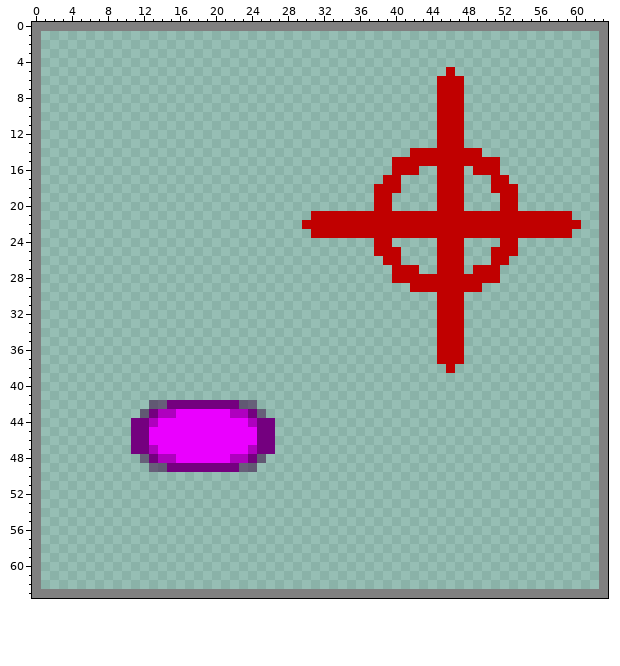
File history of a pixel-art sprite, Odd_Infinitum.gmx/sprites/images/spr_Seeker_Shot_Shop_Item_0.png. Above, as it was before the edit.
The file is 64x64 pixels.
And afterwards:
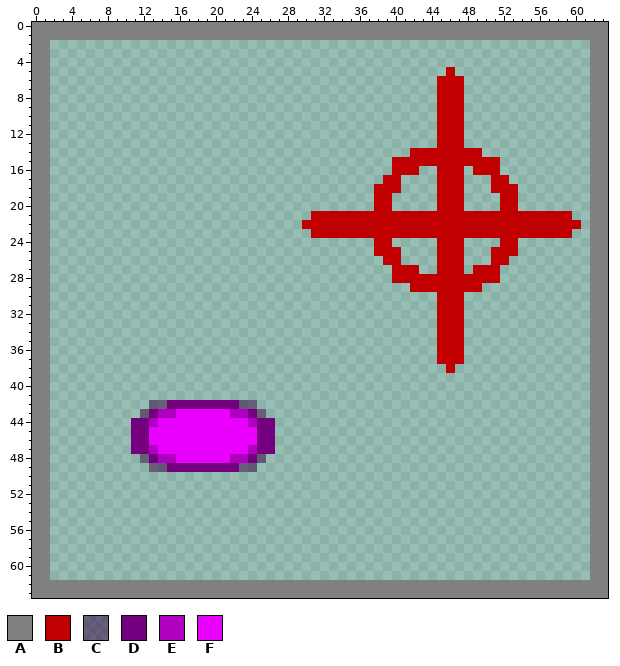
Palette (. is transparent): A #808080  B #c00000  C #39003f80  D #74007f  E #af00bf  F #ea00ff
Difference:
y 1: x 1..62 .............................................................. -> AAAAAAAAAAAAAAAAAAAAAAAAAAAAAAAAAAAAAAAAAAAAAAAAAAAAAAAAAAAAAA
y 2..61: x 1 . -> A; x 62 . -> A
y 62: x 1..62 .............................................................. -> AAAAAAAAAAAAAAAAAAAAAAAAAAAAAAAAAAAAAAAAAAAAAAAAAAAAAAAAAAAAAA
